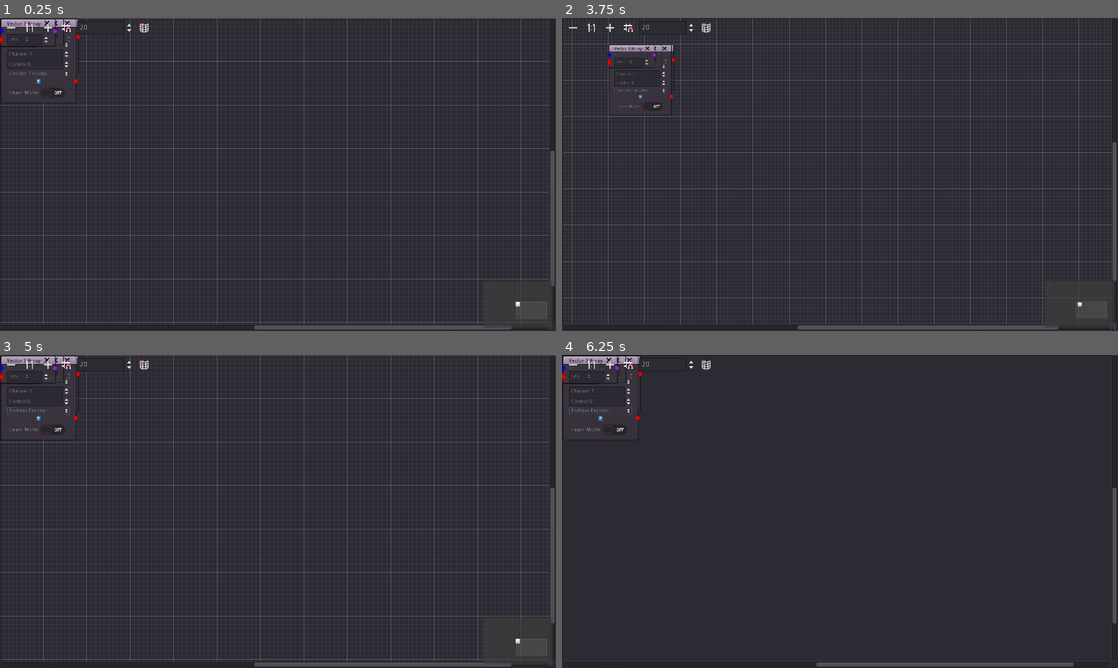
Above: before the commit, frames 1-4 (two rows, left to right).
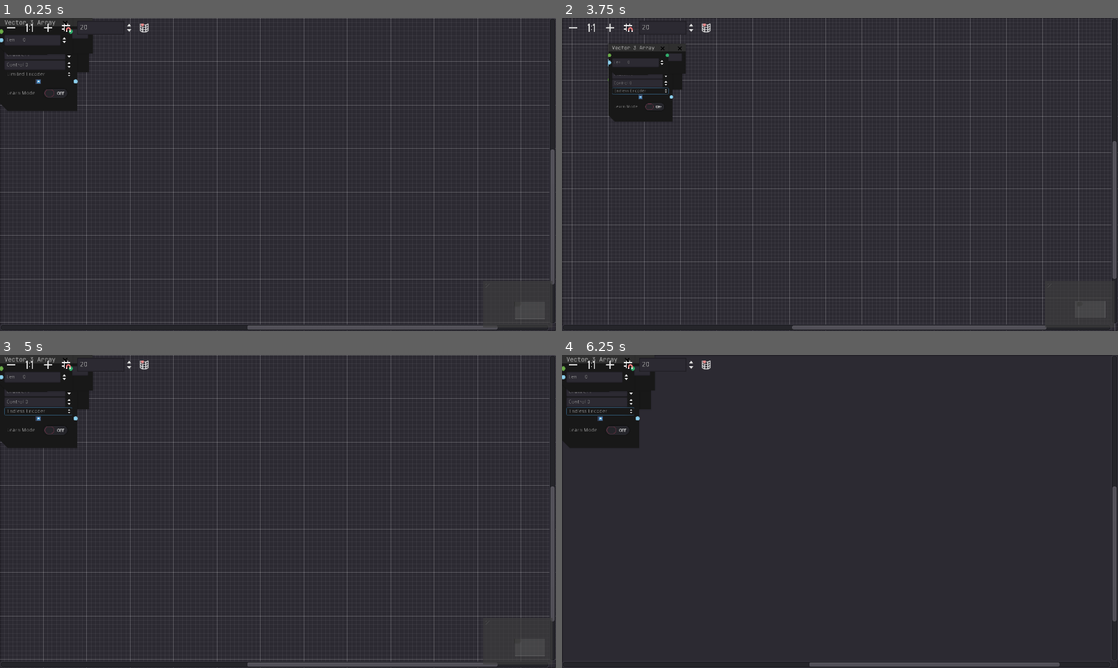
Above: after the commit, the same moments.

Repository: Lewin225/GoShow
Game: Godot game, scene res://Graph.tscn
Two runs of this game, one before a commit and one after it. Both use one fixed random seed, a clock stepped at 60 frames per second and the inputs below. This scene is started directly instead of the project's main scene. The engine's default icon, where the game draws it, is replaced by a stand-in: a white triangle on a blue panel in a dark square.
Inputs (mouse positions are in pixels of both pictures, inside the frame that each line leads up to):
- Up to frame 1 (0.25 s): no input
- Up to frame 2 (3.75 s): click "Limited Encoder" at 0.5 s; click "Learn Mode" at 1.25 s; click "Endless Encoder" at 2 s; click "Endless Encoder" at 2.75 s; click (573, 27) at 3.5 s
- Up to frame 3 (5 s): click (50, 364) at 4.25 s
- Up to frame 4 (6.25 s): click (628, 364) at 5 s; click (706, 364) at 5.75 s

The runs differ from the first frame. In frame 1, 3.1% of the frame differs, in the area x 0-100%, y 0-100%; in frame 2, 2.3%; in frame 3, 3.1%; in frame 4, 3.1%.

Commit message:
D

Diff:
--- a/BaseNodeShowComponent.gd
+++ b/BaseNodeShowComponent.gd
@@ -13,13 +13,21 @@
 var InPort # Node connected to the inport
 var OutPort # Node connected to the outport
 var InValue # Node connected to the inport will set this when it updates, check physics process below
-var OutValue = -1 # Output value of this node, Update it please to do shit
+var OutValue # Output value of this node, Update it please to do shit
 
 func _ready():
 	self.hint_tooltip = HelpText
+	if OutType == DTYPE.Float:
+		OutValue = 0.0
+	if OutType == DTYPE.Boolean:
+		OutValue = false
+	if OutType == DTYPE.Vec3:
+		OutValue = Vector3.ZERO
+	if OutType == DTYPE.Vec3Array:
+		OutValue = []
 
 func _physics_process(delta):
-	if InPort != null:
+	if InPort:
 		self.InValue = InPort.OutValue
 
 
--- a/BaseShowNode.gd
+++ b/BaseShowNode.gd
@@ -9,7 +9,7 @@
 var notes = ""
 var nodeType
 
-var colors = [Color.red, Color.green, Color.blue, Color.purple]
+var colors = [Color('#97dfff'), Color('#e52557'), Color('#74ba4f'), Color('#36ba75')]
 
 var input_links = {}
 var output_links = {}
--- a/Graph.tscn
+++ b/Graph.tscn
@@ -8,6 +8,15 @@
 [ext_resource path="res://Node Plugins/Lewin_OpenPixelControl/Lewin_OpenPixelControl.tscn" type="PackedScene" id=6]
 [ext_resource path="res://Node Plugins/Lewin_Vector3/Lewin_Vector3.tscn" type="PackedScene" id=7]
 [ext_resource path="res://Node Plugins/Lewin_Vector3Array/Lewin_Vector3Array.tscn" type="PackedScene" id=8]
+[ext_resource path="res://Node Plugins/Lewin_MikuVU/Lewin_MikuVU.tscn" type="PackedScene" id=9]
+[ext_resource path="res://STYLE_BaseShowNode_TEST.tres" type="StyleBox" id=10]
+[ext_resource path="res://Resources/JetBrainsMono[wght].ttf" type="DynamicFontData" id=11]
+
+[sub_resource type="DynamicFont" id=1]
+size = 31
+use_mipmaps = true
+use_filter = true
+font_data = ExtResource( 11 )
 
 [node name="Control" type="Control"]
 anchor_right = 1.0
@@ -20,7 +29,7 @@
 anchor_right = 1.0
 anchor_bottom = 1.0
 custom_constants/port_grab_distance_vertical = 20
-custom_constants/port_grab_distance_horizontal = 20
+custom_constants/port_grab_distance_horizontal = 40
 right_disconnects = true
 zoom = 0.75
 script = ExtResource( 3 )
@@ -29,45 +38,118 @@
 }
 
 [node name="Viewer" parent="GraphEdit" instance=ExtResource( 2 )]
-margin_right = 292.0
-margin_bottom = 166.0
+margin_left = 0.0
+margin_right = 408.0
+margin_bottom = 196.0
 rect_scale = Vector2( 0.75, 0.75 )
 mouse_filter = 1
+custom_styles/selectedframe = ExtResource( 10 )
+custom_styles/defaultfocus = ExtResource( 10 )
+custom_fonts/title_font = SubResource( 1 )
+custom_colors/close_color = Color( 0, 0, 0, 1 )
+custom_colors/title_color = Color( 0.686275, 0.686275, 0.686275, 1 )
+custom_colors/resizer_color = Color( 0.686275, 0.686275, 0.686275, 1 )
+resizable = false
 
 [node name="Multiply Node2" parent="GraphEdit" instance=ExtResource( 1 )]
-margin_right = 365.0
-margin_bottom = 263.0
+visible = false
+margin_left = 0.0
+margin_right = 522.0
+margin_bottom = 293.0
 rect_scale = Vector2( 0.75, 0.75 )
 mouse_filter = 1
+custom_styles/selectedframe = ExtResource( 10 )
+custom_styles/defaultfocus = ExtResource( 10 )
+custom_fonts/title_font = SubResource( 1 )
+custom_colors/close_color = Color( 0, 0, 0, 1 )
+custom_colors/title_color = Color( 0.686275, 0.686275, 0.686275, 1 )
+custom_colors/resizer_color = Color( 0.686275, 0.686275, 0.686275, 1 )
+resizable = false
 
 [node name="MidiNode" parent="GraphEdit" instance=ExtResource( 4 )]
+margin_left = 0.0
 margin_right = 354.0
-margin_bottom = 397.0
+margin_bottom = 427.0
 rect_scale = Vector2( 0.75, 0.75 )
 mouse_filter = 1
+custom_styles/selectedframe = ExtResource( 10 )
+custom_styles/defaultfocus = ExtResource( 10 )
+custom_fonts/title_font = SubResource( 1 )
+custom_colors/close_color = Color( 0, 0, 0, 1 )
+custom_colors/title_color = Color( 0.686275, 0.686275, 0.686275, 1 )
+custom_colors/resizer_color = Color( 0.686275, 0.686275, 0.686275, 1 )
+resizable = false
 
 [node name="DemoNode" parent="GraphEdit" instance=ExtResource( 5 )]
-margin_right = 208.0
-margin_bottom = 125.0
+visible = false
+margin_left = 0.0
+margin_right = 237.0
+margin_bottom = 142.0
 rect_scale = Vector2( 0.75, 0.75 )
 mouse_filter = 1
+custom_styles/selectedframe = ExtResource( 10 )
+custom_styles/defaultfocus = ExtResource( 10 )
+custom_fonts/title_font = SubResource( 1 )
+custom_colors/close_color = Color( 0, 0, 0, 1 )
+custom_colors/title_color = Color( 0.686275, 0.686275, 0.686275, 1 )
+custom_colors/resizer_color = Color( 0.686275, 0.686275, 0.686275, 1 )
+resizable = false
 
 [node name="Open Pixel Control" parent="GraphEdit" instance=ExtResource( 6 )]
-margin_right = 298.0
-margin_bottom = 132.0
+margin_left = 0.0
+margin_right = 427.0
+margin_bottom = 162.0
 rect_scale = Vector2( 0.75, 0.75 )
 mouse_filter = 1
+custom_styles/selectedframe = ExtResource( 10 )
+custom_styles/defaultfocus = ExtResource( 10 )
+custom_fonts/title_font = SubResource( 1 )
+custom_colors/close_color = Color( 0, 0, 0, 1 )
+custom_colors/title_color = Color( 0.686275, 0.686275, 0.686275, 1 )
+custom_colors/resizer_color = Color( 0.686275, 0.686275, 0.686275, 1 )
+resizable = false
 
 [node name="Vector3" parent="GraphEdit" instance=ExtResource( 7 )]
-margin_right = 179.0
-margin_bottom = 139.0
+margin_left = 0.0
+margin_right = 218.0
+margin_bottom = 169.0
 rect_scale = Vector2( 0.75, 0.75 )
 mouse_filter = 1
+custom_styles/selectedframe = ExtResource( 10 )
+custom_styles/defaultfocus = ExtResource( 10 )
+custom_fonts/title_font = SubResource( 1 )
+custom_colors/close_color = Color( 0, 0, 0, 1 )
+custom_colors/title_color = Color( 0.686275, 0.686275, 0.686275, 1 )
+custom_colors/resizer_color = Color( 0.686275, 0.686275, 0.686275, 1 )
+resizable = false
 
 [node name="Vector 3 Array" parent="GraphEdit" instance=ExtResource( 8 )]
-margin_right = 260.0
-margin_bottom = 137.0
+margin_left = 0.0
+margin_right = 332.0
+margin_bottom = 167.0
 rect_scale = Vector2( 0.75, 0.75 )
 mouse_filter = 1
+custom_styles/selectedframe = ExtResource( 10 )
+custom_styles/defaultfocus = ExtResource( 10 )
+custom_fonts/title_font = SubResource( 1 )
+custom_colors/close_color = Color( 0, 0, 0, 1 )
+custom_colors/title_color = Color( 0.686275, 0.686275, 0.686275, 1 )
+custom_colors/resizer_color = Color( 0.686275, 0.686275, 0.686275, 1 )
+resizable = false
+
+[node name="MikuMeter" parent="GraphEdit" instance=ExtResource( 9 )]
+visible = false
+margin_left = 0.0
+margin_right = 465.0
+margin_bottom = 387.0
+rect_scale = Vector2( 0.75, 0.75 )
+mouse_filter = 1
+custom_styles/selectedframe = ExtResource( 10 )
+custom_styles/defaultfocus = ExtResource( 10 )
+custom_fonts/title_font = SubResource( 1 )
+custom_colors/close_color = Color( 0, 0, 0, 1 )
+custom_colors/title_color = Color( 0.686275, 0.686275, 0.686275, 1 )
+custom_colors/resizer_color = Color( 0.686275, 0.686275, 0.686275, 1 )
+resizable = false
 [connection signal="connection_request" from="GraphEdit" to="GraphEdit" method="_on_GraphEdit_connection_request"]
 [connection signal="disconnection_request" from="GraphEdit" to="GraphEdit" method="_on_GraphEdit_disconnection_request"]
--- a/GraphNodes/BaseShowNode.tscn
+++ b/GraphNodes/BaseShowNode.tscn
@@ -1,13 +1,36 @@
-[gd_scene load_steps=2 format=2]
+[gd_scene load_steps=6 format=2]
 
 [ext_resource path="res://BaseShowNode.gd" type="Script" id=1]
+[ext_resource path="res://STYLE_BaseShowNode_TEST.tres" type="StyleBox" id=2]
+[ext_resource path="res://Resources/JetBrainsMono[wght].ttf" type="DynamicFontData" id=3]
+[ext_resource path="res://Resources/BaseShowNode_Selected.tres" type="StyleBox" id=4]
+
+[sub_resource type="DynamicFont" id=1]
+size = 30
+use_mipmaps = true
+use_filter = true
+font_data = ExtResource( 3 )
 
 [node name="BaseShowNode" type="GraphNode"]
-margin_right = 121.0
-margin_bottom = 108.0
+margin_left = 0.629944
+margin_right = 208.63
+margin_bottom = 146.0
 rect_min_size = Vector2( 125, 125 )
+custom_styles/commentfocus = ExtResource( 2 )
+custom_styles/comment = ExtResource( 2 )
+custom_styles/frame = ExtResource( 2 )
+custom_styles/selectedframe = ExtResource( 4 )
+custom_styles/position = ExtResource( 2 )
+custom_styles/defaultfocus = ExtResource( 4 )
+custom_styles/breakpoint = ExtResource( 2 )
+custom_styles/defaultframe = ExtResource( 2 )
+custom_fonts/title_font = SubResource( 1 )
+custom_colors/close_color = Color( 0.627451, 0.627451, 0.627451, 1 )
+custom_colors/title_color = Color( 0.627451, 0.627451, 0.627451, 1 )
+custom_colors/resizer_color = Color( 0.627451, 0.627451, 0.627451, 1 )
 title = "Base Node"
 show_close = true
+resizable = true
 script = ExtResource( 1 )
 __meta__ = {
 "_edit_use_anchors_": false,
--- a/Node Plugins/Lewin_DemoNode/lewin_DemoNode.tscn
+++ b/Node Plugins/Lewin_DemoNode/lewin_DemoNode.tscn
@@ -18,19 +18,17 @@
 slot/1/right_color = Color( 1, 1, 1, 1 )
 
 [node name="Label" type="Label" parent="." index="0"]
-margin_left = 32.0
-margin_top = 48.0
-margin_right = 176.0
-margin_bottom = 73.0
+margin_top = 35.0
+margin_right = 271.0
+margin_bottom = 60.0
 text = "This is a label"
 
 [node name="MyCoolIMput" parent="." index="1" instance=ExtResource( 2 )]
 anchor_right = 0.0
 anchor_bottom = 0.0
-margin_left = 32.0
-margin_top = 75.0
-margin_right = 176.0
-margin_bottom = 100.0
+margin_top = 62.0
+margin_right = 271.0
+margin_bottom = 87.0
 OutType = 2
 HasInPort = true
 HasOutPort = true
--- a/Node Plugins/Lewin_LineIn/Lewin_LineIn.tscn
+++ b/Node Plugins/Lewin_LineIn/Lewin_LineIn.tscn
@@ -23,10 +23,9 @@
 [node name="Level" parent="." index="0" instance=ExtResource( 2 )]
 anchor_right = 0.0
 anchor_bottom = 0.0
-margin_left = 32.0
-margin_top = 48.0
-margin_right = 462.0
-margin_bottom = 73.0
+margin_top = 35.0
+margin_right = 430.0
+margin_bottom = 60.0
 HasOutPort = true
 
 [node name="Level" type="Label" parent="Level" index="0"]
@@ -43,10 +42,9 @@
 bus = "LineIn"
 
 [node name="HBoxContainer" type="HBoxContainer" parent="." index="2"]
-margin_left = 32.0
-margin_top = 75.0
-margin_right = 462.0
-margin_bottom = 308.0
+margin_top = 62.0
+margin_right = 430.0
+margin_bottom = 295.0
 alignment = 1
 
 [node name="slider" type="VBoxContainer" parent="HBoxContainer" index="0"]
--- a/Node Plugins/Lewin_Midi/Lewin_Midi.gd
+++ b/Node Plugins/Lewin_Midi/Lewin_Midi.gd
@@ -27,21 +27,21 @@
 		if event.channel == channel.value-1: #Compare indexed at 0
 			if event.controller_number == control.value:
 				if behavour.selected == 0: #Limited Encoder
-					midiout.OutValue = event.controller_value
+					midiout.OutValue = float(event.controller_value)
 
 				if behavour.selected == 1: #Endless Encoder
 					if event.controller_value > 64:
-						midiout.OutValue += 1
+						midiout.OutValue += float(1)
 					if event.controller_value <= 64:
-						midiout.OutValue -= 1
+						midiout.OutValue -= float(1)
 
 
 				if behavour.selected == 2: #Push Button
-					midiout.OutValue = event.controller_value
+					midiout.OutValue = float(event.controller_value)
 
 				if behavour.selected == 3: #Toggle Button
 					if toggle:
-						midiout.OutValue = 127
+						midiout.OutValue = float(127)
 					else:
-						midiout.OutValue = 0
+						midiout.OutValue = float(0)
 					toggle = not toggle
--- /dev/null
+++ b/Node Plugins/Lewin_MikuVU/Lewin_MikuVU.gd
@@ -0,0 +1,22 @@
+extends Node
+
+onready var vu = $"../vu"
+onready var scale = $"../scale"
+onready var needle = $"../vu/needle"
+
+var value = 0
+var oldval = 0
+var needle_angle = 0
+
+# Called when the node enters the scene tree for the first time.
+func _ready():
+	pass # Replace with function body.
+
+func _process(delta):
+	needle_angle = clamp(needle_angle - 0.05, 0,1)
+	needle_angle = lerp(needle_angle, value, 0.9)
+	needle.rect_rotation = (-90) + (needle_angle * 180)
+
+func _physics_process(delta):
+	if vu.InPort != null:
+		value = vu.InValue / scale.value
--- /dev/null
+++ b/Node Plugins/Lewin_MikuVU/Lewin_MikuVU.tscn
@@ -0,0 +1,124 @@
+[gd_scene load_steps=8 format=2]
+
+[ext_resource path="res://GraphNodes/BaseShowNode.tscn" type="PackedScene" id=1]
+[ext_resource path="res://GraphNodes/BaseNodeShowComponent.tscn" type="PackedScene" id=2]
+[ext_resource path="res://Node Plugins/Lewin_MikuVU/bg.jpg" type="Texture" id=3]
+[ext_resource path="res://Node Plugins/Lewin_MikuVU/Lewin_MikuVU.gd" type="Script" id=4]
+
+[sub_resource type="StyleBoxFlat" id=1]
+bg_color = Color( 0.929412, 0.929412, 0.929412, 1 )
+border_width_left = 4
+border_width_top = 4
+border_width_right = 4
+border_width_bottom = 4
+border_color = Color( 0.203922, 0.203922, 0.203922, 1 )
+corner_radius_top_left = 4
+corner_radius_top_right = 4
+corner_radius_bottom_right = 4
+corner_radius_bottom_left = 4
+shadow_size = 9
+
+[sub_resource type="StyleBoxFlat" id=2]
+bg_color = Color( 0.117647, 0.117647, 0.117647, 1 )
+shadow_color = Color( 0, 0, 0, 0.247059 )
+shadow_size = 5
+
+[sub_resource type="StyleBoxFlat" id=3]
+bg_color = Color( 0.203922, 0.203922, 0.203922, 1 )
+corner_radius_top_left = 10
+corner_radius_top_right = 10
+
+[node name="MikuMeter" instance=ExtResource( 1 )]
+margin_right = 464.0
+margin_bottom = 310.0
+title = "Miku Meter (built in)"
+slot/0/left_enabled = false
+slot/0/left_type = 0
+slot/0/left_color = Color( 1, 1, 1, 1 )
+slot/0/right_enabled = false
+slot/0/right_type = 0
+slot/0/right_color = Color( 1, 1, 1, 1 )
+slot/1/left_enabled = false
+slot/1/left_type = 0
+slot/1/left_color = Color( 1, 1, 1, 1 )
+slot/1/right_enabled = false
+slot/1/right_type = 0
+slot/1/right_color = Color( 1, 1, 1, 1 )
+
+[node name="vu" parent="." index="0" instance=ExtResource( 2 )]
+anchor_right = 0.0
+anchor_bottom = 0.0
+margin_left = 20.0
+margin_top = 50.0
+margin_right = 443.0
+margin_bottom = 300.0
+rect_min_size = Vector2( 400, 250 )
+HasInPort = true
+
+[node name="bg" type="Panel" parent="vu" index="0"]
+anchor_right = 1.0
+anchor_bottom = 1.0
+custom_styles/panel = SubResource( 1 )
+__meta__ = {
+"_edit_use_anchors_": false
+}
+
+[node name="TextureRect" type="TextureRect" parent="vu/bg" index="0"]
+modulate = Color( 1, 1, 1, 0.156863 )
+anchor_right = 1.0
+anchor_bottom = 1.0
+margin_left = 4.0
+margin_top = 4.0
+margin_right = -5.00003
+margin_bottom = -5.00002
+texture = ExtResource( 3 )
+expand = true
+stretch_mode = 7
+__meta__ = {
+"_edit_use_anchors_": false
+}
+
+[node name="needle" type="Panel" parent="vu" index="1"]
+anchor_left = 0.5
+anchor_top = 1.0
+anchor_right = 0.5
+anchor_bottom = 1.0
+margin_left = -2.00002
+margin_top = -185.0
+margin_right = 1.99998
+margin_bottom = -5.00002
+rect_pivot_offset = Vector2( 2.974, 179.986 )
+custom_styles/panel = SubResource( 2 )
+__meta__ = {
+"_edit_use_anchors_": false
+}
+
+[node name="Panel2" type="Panel" parent="vu" index="2"]
+anchor_left = 0.5
+anchor_top = 1.0
+anchor_right = 0.5
+anchor_bottom = 1.0
+margin_left = -7.00002
+margin_top = -17.0
+margin_right = 6.99998
+margin_bottom = -1.00002
+custom_styles/panel = SubResource( 3 )
+__meta__ = {
+"_edit_use_anchors_": false
+}
+
+[node name="scale" type="SpinBox" parent="." index="1"]
+margin_left = 20.0
+margin_top = 302.0
+margin_right = 443.0
+margin_bottom = 347.0
+max_value = 1.0
+step = 0.01
+value = 1.0
+allow_greater = true
+allow_lesser = true
+align = 1
+prefix = "Scale"
+
+[node name="Script" type="Node" parent="." index="2"]
+script = ExtResource( 4 )
--- a/Node Plugins/Lewin_OpenPixelControl/OPC.gd
+++ b/Node Plugins/Lewin_OpenPixelControl/OPC.gd
@@ -17,11 +17,13 @@
 
 
 func _ready():
+	print("OPC innit")
 	client = get_client()
 	get_connection(address.text)
 
 func _physics_process(delta):
-	if pixels != last_pixels:
+	if input.InPort != null and input.InValue != null:
+		pixels = input.InValue
 		send_pixels()
 
 func _exit_tree():
@@ -39,8 +41,10 @@
 	else:
 		var addr = address_and_port.split(":")[0]
 		var port = address_and_port.split(":")[1]
+		print("OPC connection attempt")
 		var con = client.connect_to_host(addr, int(port))
 		if client.is_connected_to_host():
+			print("OPC connection ok")
 			packetpeer = PacketPeerStream.new()
 			packetpeer.set_stream_peer(client)
 			return true
@@ -49,7 +53,7 @@
 	client.disconnect_from_host()
 
 func _send(opcpacket):
-	if client.is_connecteed_to_host():
+	if client.is_connected_to_host():
 		packetpeer.put_packet(opcpacket)
 		var err = packetpeer.get_packet_error()
 		if err != 0:
@@ -62,11 +66,6 @@
 	# TODO Use pool byte array?
 	# See http://openpixelcontrol.org/
 
-	if get_connection(address.text):
-		return false
-	if pixels == last_pixels: # Don't update duplicate frames
-		return false
-
 	var high_byte = int(len(pixels)*3 / 256)
 	var low_byte = (len(pixels)*3) % 256
 
@@ -74,7 +73,8 @@
 	var prams_a = PoolByteArray(prams)
 
 	for pixel in pixels:
-		# Pixel is vec3
+		if pixel == null:
+			return
 		prams_a.append(int(clamp(int(pixel.x),0,255)))
 		prams_a.append(int(clamp(int(pixel.y),0,255)))
 		prams_a.append(int(clamp(int(pixel.z),0,255)))
--- a/Node Plugins/Lewin_Vector3/Lewin_vector3.gd
+++ b/Node Plugins/Lewin_Vector3/Lewin_vector3.gd
@@ -8,13 +8,15 @@
 
 # Called when the node enters the scene tree for the first time.
 func _ready():
+	Vec3 = Vector3.UP
 	Y.OutValue = Vec3
 
 func _physics_process(delta):
-	if X.InPortConnection:
-		Vec3.X = X.InValue
-	if Y.InPortConnection:
-		Vec3.Y = Y.InValue
-	if Z.InPortConnection:
-		Vec3.Z = Z.InValue
+
+	if X.InPort:
+		Vec3.x = X.InValue
+	if Y.InPort:
+		Vec3.y = Y.InValue
+	if Z.InPort:
+		Vec3.z = Z.InValue
 	Y.OutValue = Vec3
--- a/Node Plugins/Lewin_Vector3Array/Lewin_Vector3Array.gd
+++ b/Node Plugins/Lewin_Vector3Array/Lewin_Vector3Array.gd
@@ -15,7 +15,7 @@
 
 func _physics_process(delta):
 
-	if length.InPort != null:
+	if length.InValue != null:
 		n = length.InValue
 		manual.editable = false
 		manual.value = length.InValue
@@ -24,7 +24,8 @@
 		n = manual.value
 
 	if vec3.InPort:
-		a.resize(n)
+		a = []
 		for i in range(n):
-			a[i] = vec3.InValue
+			a.append(vec3.InValue)
 		vec3.OutValue = a
+		print(vec3.InValue, vec3.OutValue)
--- a/Node Plugins/Lewin_Vector3Array/Lewin_Vector3Array.tscn
+++ b/Node Plugins/Lewin_Vector3Array/Lewin_Vector3Array.tscn
@@ -24,10 +24,10 @@
 [node name="Vec3" parent="." index="0" instance=ExtResource( 2 )]
 anchor_right = 0.0
 anchor_bottom = 0.0
-margin_left = 32.0
-margin_top = 48.0
-margin_right = 228.0
-margin_bottom = 73.0
+margin_left = 20.0
+margin_top = 50.0
+margin_right = 298.0
+margin_bottom = 75.0
 InType = 2
 OutType = 3
 HasInPort = true
@@ -36,10 +36,10 @@
 [node name="Length" parent="." index="1" instance=ExtResource( 2 )]
 anchor_right = 0.0
 anchor_bottom = 0.0
-margin_left = 32.0
-margin_top = 75.0
-margin_right = 228.0
-margin_bottom = 125.0
+margin_left = 20.0
+margin_top = 77.0
+margin_right = 298.0
+margin_bottom = 127.0
 rect_min_size = Vector2( 196, 50 )
 HasInPort = true
 
--- a/Node Plugins/Lewin_Viewer/Lewin_Viewer.gd
+++ b/Node Plugins/Lewin_Viewer/Lewin_Viewer.gd
@@ -2,6 +2,7 @@
 
 onready var floatin = $"../float"
 onready var booleanin = $"../boolean"
+onready var vec3 = $"../vec3"
 onready var output = $"../float/output"
 
 func _physics_process(delta):
@@ -10,4 +11,7 @@
 		text += str(floatin.InValue)
 	if booleanin.InValue:
 		text += "/n" + str(booleanin.InValue)
+	if vec3.InValue:
+		print(">?????")
+		text += "/n" + str(vec3.InValue.x,vec3.InValue.y,vec3.InValue.z)
 	output.text = text
--- a/Node Plugins/Lewin_Viewer/Lewin_Viewer.tscn
+++ b/Node Plugins/Lewin_Viewer/Lewin_Viewer.tscn
@@ -30,12 +30,24 @@
 slot/3/right_enabled = false
 slot/3/right_type = 0
 slot/3/right_color = Color( 1, 1, 1, 1 )
+slot/4/left_enabled = false
+slot/4/left_type = 0
+slot/4/left_color = Color( 1, 1, 1, 1 )
+slot/4/right_enabled = false
+slot/4/right_type = 0
+slot/4/right_color = Color( 1, 1, 1, 1 )
+slot/5/left_enabled = false
+slot/5/left_type = 0
+slot/5/left_color = Color( 1, 1, 1, 1 )
+slot/5/right_enabled = false
+slot/5/right_type = 0
+slot/5/right_color = Color( 1, 1, 1, 1 )
 
 [node name="label" type="Label" parent="." index="0"]
-margin_left = 32.0
-margin_top = 48.0
-margin_right = 260.0
-margin_bottom = 73.0
+margin_left = 20.0
+margin_top = 50.0
+margin_right = 370.0
+margin_bottom = 75.0
 text = "> Float"
 __meta__ = {
 "_edit_use_anchors_": false
@@ -44,10 +56,10 @@
 [node name="float" parent="." index="1" instance=ExtResource( 2 )]
 anchor_right = 0.0
 anchor_bottom = 0.0
-margin_left = 32.0
-margin_top = 75.0
-margin_right = 260.0
-margin_bottom = 100.0
+margin_left = 20.0
+margin_top = 77.0
+margin_right = 370.0
+margin_bottom = 102.0
 HasInPort = true
 
 [node name="output" type="Label" parent="float" index="0"]
@@ -61,10 +73,10 @@
 }
 
 [node name="label2" type="Label" parent="." index="2"]
-margin_left = 32.0
-margin_top = 102.0
-margin_right = 260.0
-margin_bottom = 127.0
+margin_left = 20.0
+margin_top = 104.0
+margin_right = 370.0
+margin_bottom = 129.0
 text = ">Bool"
 __meta__ = {
 "_edit_use_anchors_": false
@@ -73,11 +85,31 @@
 [node name="boolean" parent="." index="3" instance=ExtResource( 2 )]
 anchor_right = 0.0
 anchor_bottom = 0.0
-margin_left = 32.0
-margin_top = 129.0
-margin_right = 260.0
-margin_bottom = 154.0
+margin_left = 20.0
+margin_top = 131.0
+margin_right = 370.0
+margin_bottom = 156.0
 InType = 1
 
-[node name="Script" type="Node" parent="." index="4"]
+[node name="label3" type="Label" parent="." index="4"]
+margin_left = 20.0
+margin_top = 158.0
+margin_right = 370.0
+margin_bottom = 183.0
+text = "> Vector3"
+__meta__ = {
+"_edit_use_anchors_": false
+}
+
+[node name="vec3" parent="." index="5" instance=ExtResource( 2 )]
+anchor_right = 0.0
+anchor_bottom = 0.0
+margin_left = 20.0
+margin_top = 185.0
+margin_right = 370.0
+margin_bottom = 210.0
+InType = 2
+HasInPort = true
+
+[node name="Script" type="Node" parent="." index="6"]
 script = ExtResource( 3 )
--- /dev/null
+++ b/Resources/BaseShowNode_Selected.tres
@@ -0,0 +1,14 @@
+[gd_resource type="StyleBoxFlat" format=2]
+
+[resource]
+content_margin_left = 20.0
+content_margin_right = 20.0
+content_margin_top = 50.0
+content_margin_bottom = 40.0
+bg_color = Color( 0.0941176, 0.0941176, 0.0941176, 1 )
+border_width_top = 40
+border_color = Color( 0.109804, 0.109804, 0.109804, 1 )
+corner_radius_bottom_left = 35
+corner_detail = 1
+shadow_color = Color( 0, 0, 0, 0.0823529 )
+shadow_size = 8
--- /dev/null
+++ b/STYLE_BaseShowNode_TEST.tres
@@ -0,0 +1,14 @@
+[gd_resource type="StyleBoxFlat" format=2]
+
+[resource]
+content_margin_left = 20.0
+content_margin_right = 20.0
+content_margin_top = 50.0
+content_margin_bottom = 40.0
+bg_color = Color( 0.0941176, 0.0941176, 0.0941176, 1 )
+border_width_top = 40
+border_color = Color( 0.184314, 0.184314, 0.184314, 1 )
+corner_radius_bottom_left = 35
+corner_detail = 1
+shadow_color = Color( 0, 0, 0, 0.0823529 )
+shadow_size = 8
--- a/project.godot
+++ b/project.godot
@@ -24,6 +24,7 @@
 window/size/width=1920
 window/size/height=1080
 window/dpi/allow_hidpi=true
+window/vsync/use_vsync=false
 window/stretch/mode="2d"
 window/stretch/aspect="expand"
 
Not shown: 1 places in Graph.tscn that only renumber resources
Binary file added: Node Plugins/Lewin_MikuVU/bg.jpg
Not shown, added: Node Plugins/Lewin_MikuVU/bg.jpg.import
Binary file added: Resources/JetBrainsMono[wght].ttf
Not shown, added: Node Plugins/Lewin_HatKid/a-hat-in-time-hat-kid.gif
